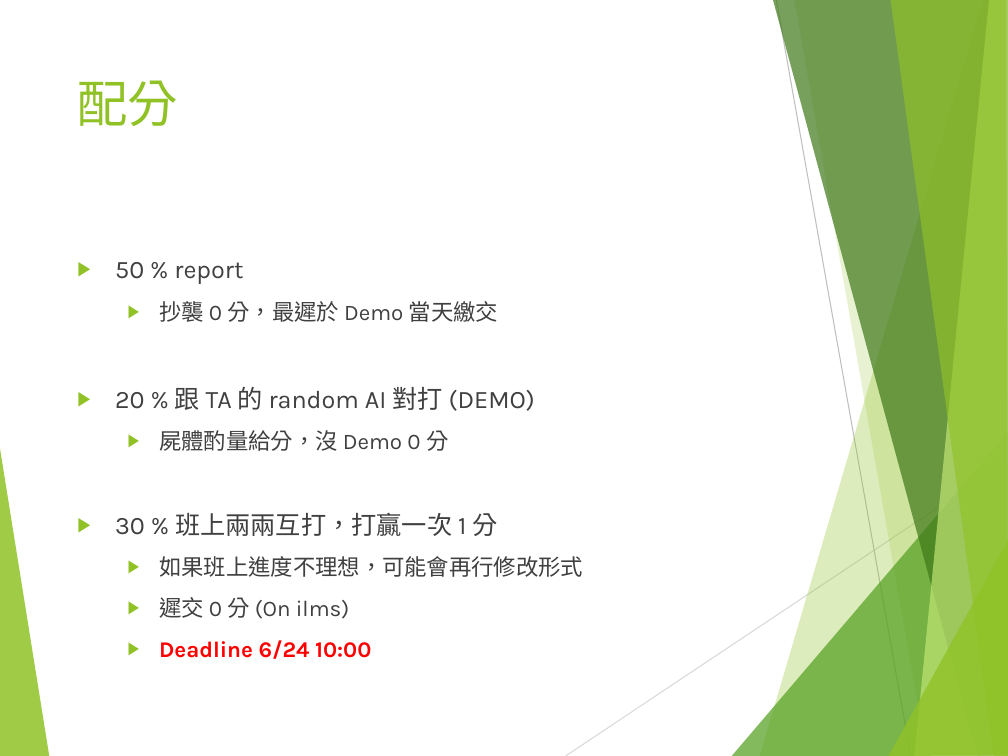
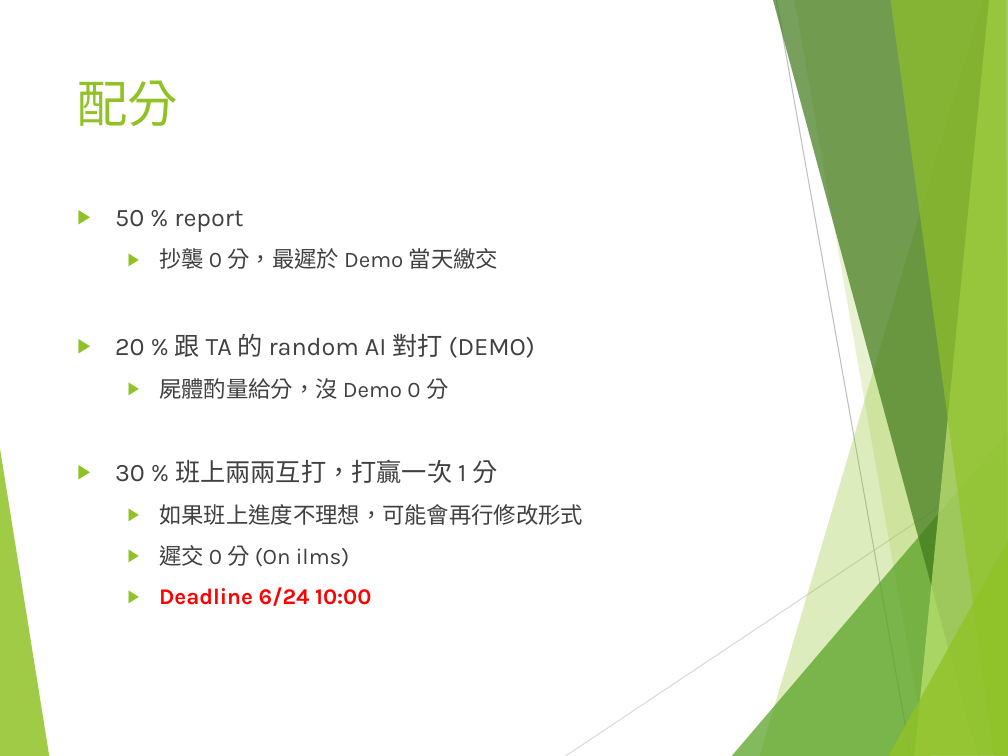
Before and after one commit to Keycatowo/I2P2-Final_Project, a slide deck: slide 42 of UltraOOXX.pptx. Drawn at 1008x756 pixels with LibreOffice and Linux fonts; fonts in the diff are those of the drawing. Boxes give left, top, right and bottom in pixels: in the first picture for what was removed or moved away, otherwise in the second. Text is boxed around its words. In the diff, an @@ line names an element or a change of style, - is before the commit and + after.

```diff
--- a/UltraOOXX.pptx
+++ b/UltraOOXX.pptx
@@ text "50 % report": place and size @@
-text "50 % report" at [115, 262, 583, 659]
+text "50 % report" at [115, 210, 583, 606]
```
Also in this commit, not shown: 6 other files.
